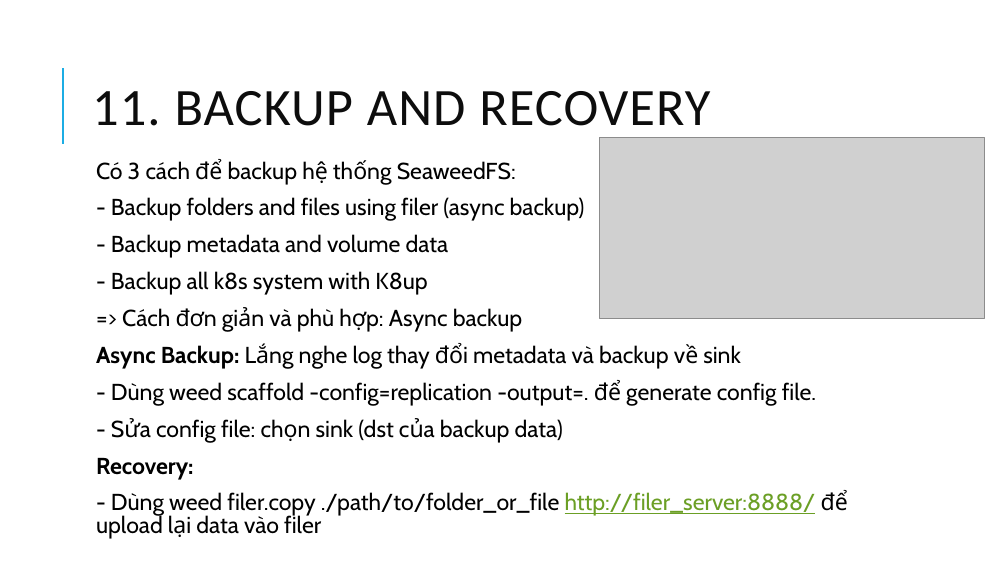
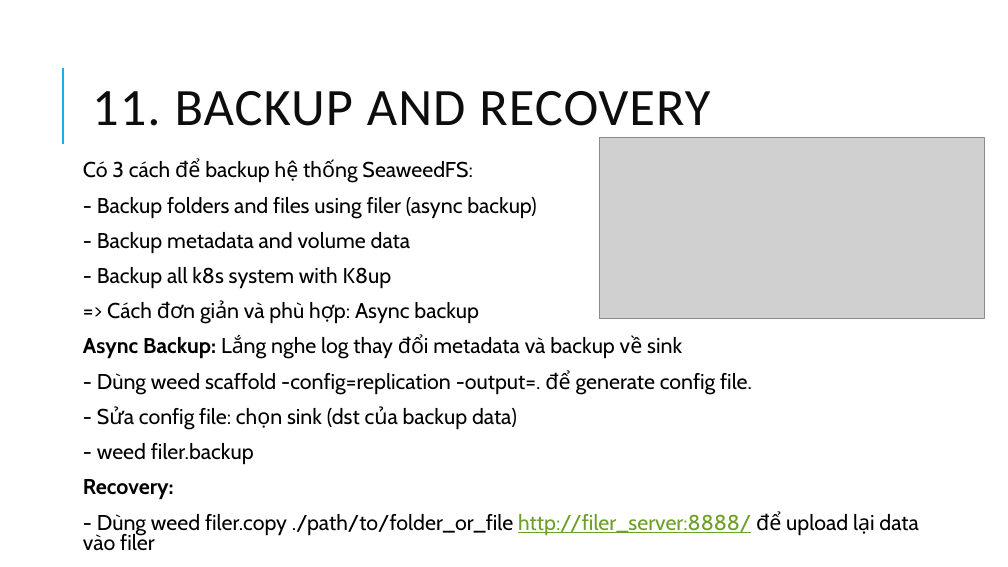
Before and after one commit to chi-org/seaweedfs-test, a slide deck: slide 21 of SeaweedFS_2.pptx. Drawn at 1008x567 pixels with LibreOffice and Linux fonts; fonts in the diff are those of the drawing; grey boxes stand for pictures. Boxes give left, top, right and bottom in pixels: in the first picture for what was removed or moved away, otherwise in the second. Text is boxed around its words. In the diff, an @@ line names an element or a change of style, - is before the commit and + after.

Commit message:
modify presentation

```diff
--- a/SeaweedFS_2.pptx
+++ b/SeaweedFS_2.pptx
@@ text "Có 3 cách để backup ...": place and size @@
-text "Có 3 cách để backup ..." at <box>96,159,848,539</box>
+text "Có 3 cách để backup ..." at <box>83,158,918,551</box>
@@ text at <box>83,158,918,551</box>: size 22 to 20.4 pt @@
@@ text at <box>97,443,254,465</box>: paragraph added @@
+  - weed filer.backup
```
Also in this commit, not shown: 1 other file.
